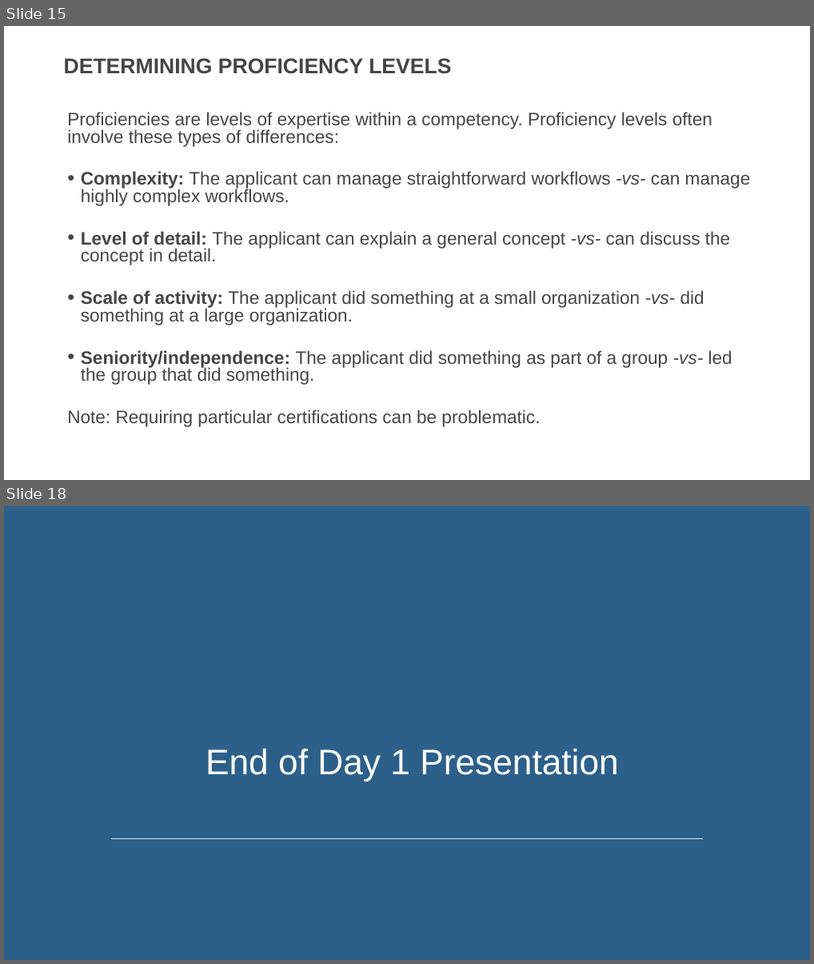
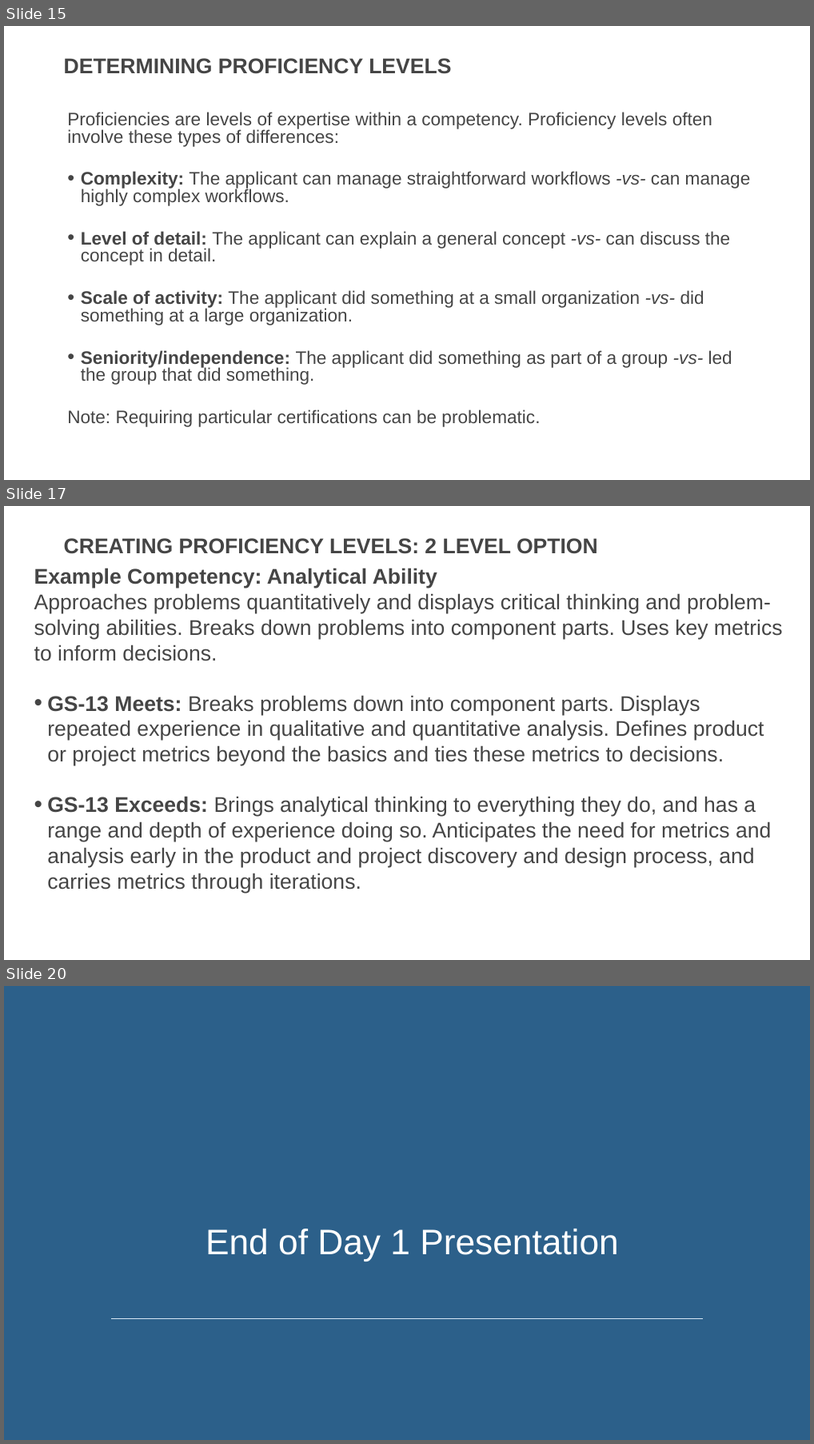
Before and after one commit to usds/SME-QA-Website, a slide deck: toolkit/job-analysis/job-analysis-presentation.pptx. Shown one above the other, each under a label of ours: slides 15 and 18 before the commit, slides 15, 17 and 20 after it; the slides between them are not shown. The pictures are 814x964 and 814x1444 pixels, drawn with LibreOffice and Linux fonts; fonts in the diff are those of the drawing. Boxes give left, top, right and bottom in pixels: in the first picture for what was removed or moved away, otherwise in the second. Text is boxed around its words. In the diff, an @@ line names an element or a change of style, - is before the commit and + after.

```diff
--- a/toolkit/job-analysis/job-analysis-presentation.pptx
+++ b/toolkit/job-analysis/job-analysis-presentation.pptx
@@ slide 17 added at (x1=4, y1=506, x2=810, y2=960), background #FFFFFF @@
@@ title added at (x1=64, y1=538, x2=598, y2=554), 36 pt, text #454545, bold @@
+CREATING PROFICIENCY LEVELS: 2 LEVEL OPTION
@@ text added at (x1=34, y1=568, x2=783, y2=892), 36 pt, text #454545 @@
+Example Competency: Analytical Ability
+Approaches problems quantitatively and displays critical thinking and problem-solving abilities. Breaks down problems into component parts. Uses key metrics to inform decisions.
+• GS-13 Meets: Breaks problems down into component parts. Displays repeated experience in qualitative and quantitative analysis. Defines product or project metrics beyond the basics and ties these metrics to decisions.
+• GS-13 Exceeds: Brings analytical thinking to everything they do, and has a range and depth of experience doing so. Anticipates the need for metrics and analysis early in the product and project discovery and design process, and carries metrics through iterations.
@@ what was slide 18 is now slide 20 @@
```
Also in this commit, not shown: 11 slides changed, 2 other slides added.
